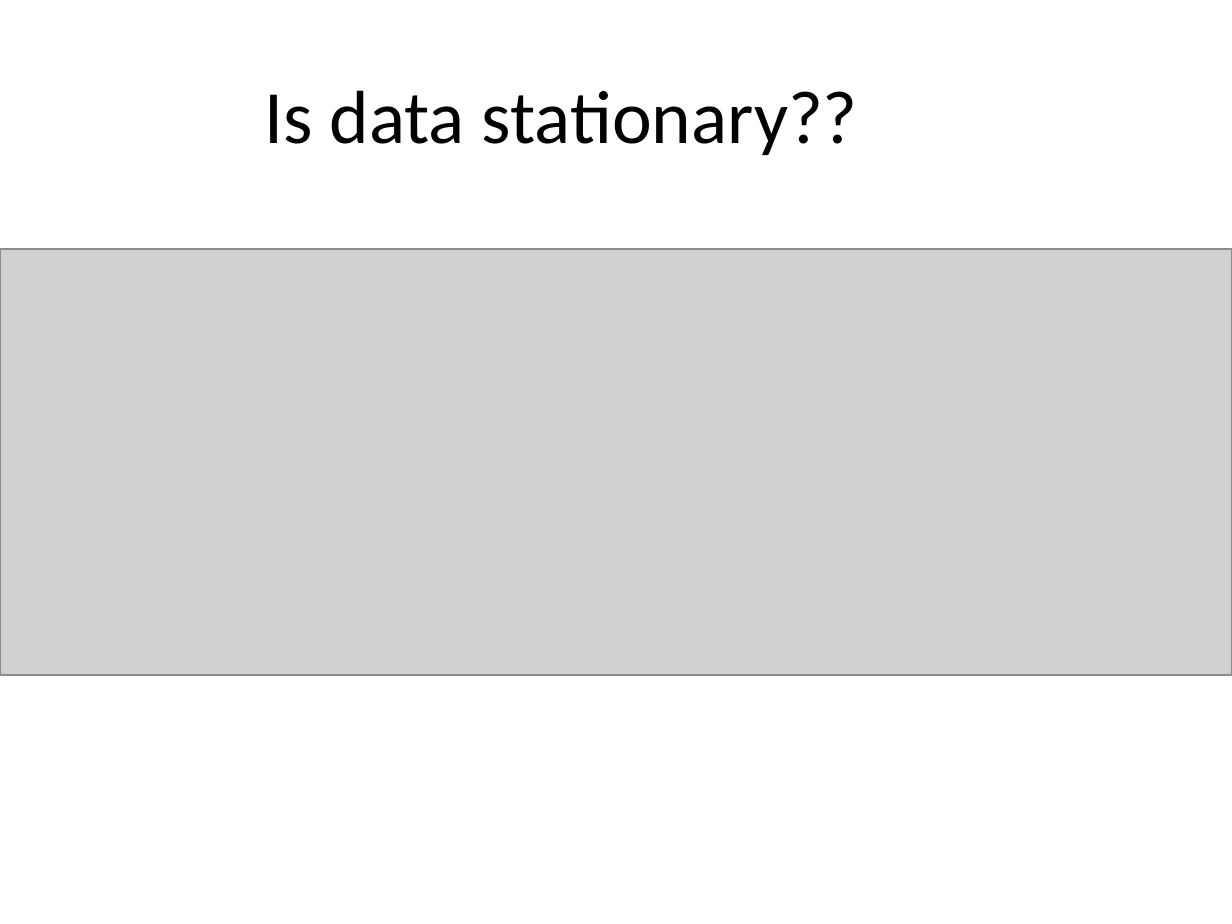
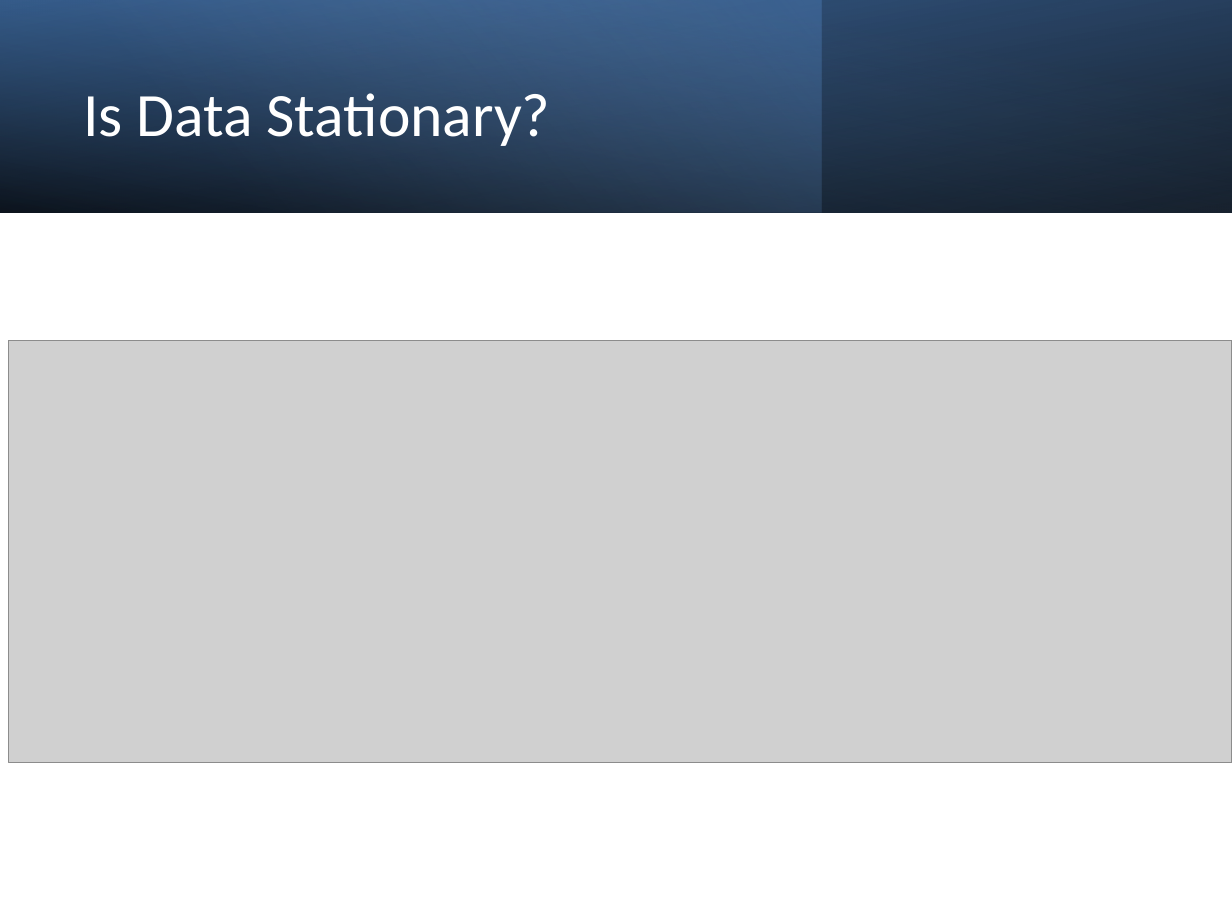
Before and after one commit to bhusalgokarna/Ds_FinalProject, a slide deck: slide 4 of models/Time_Series_EDA_Forecasting_Model_.pptx. Drawn at 1232x924 pixels with LibreOffice and Linux fonts; fonts in the diff are those of the drawing; grey boxes stand for pictures. Boxes give left, top, right and bottom in pixels: in the first picture for what was removed or moved away, otherwise in the second. Text is boxed around its words. In the diff, an @@ line names an element or a change of style, - is before the commit and + after.

```diff
--- a/models/Time_Series_EDA_Forecasting_Model_.pptx
+++ b/models/Time_Series_EDA_Forecasting_Model_.pptx
@@ rectangle added at (0,0,1232,212), fill gradient #000000 to #376092 @@
@@ rectangle added at (0,0,822,212), fill gradient #4F81BD to #95B3D7 @@
@@ rectangle added at (0,0,1232,212), fill gradient #000000 to #4F81BD @@
@@ title at (83,93,551,146): text changed; size 44 to 36 pt; text colour #000000 to #FFFFFF @@
-Is data stationary??
+Is Data Stationary?
@@ picture: place and size @@
-picture at (0,249,1232,675)
+picture at (9,340,1232,763)
```
Also in this commit, not shown: 22 other slides changed, 2 slides added, 2 slides removed, 1 other file.
